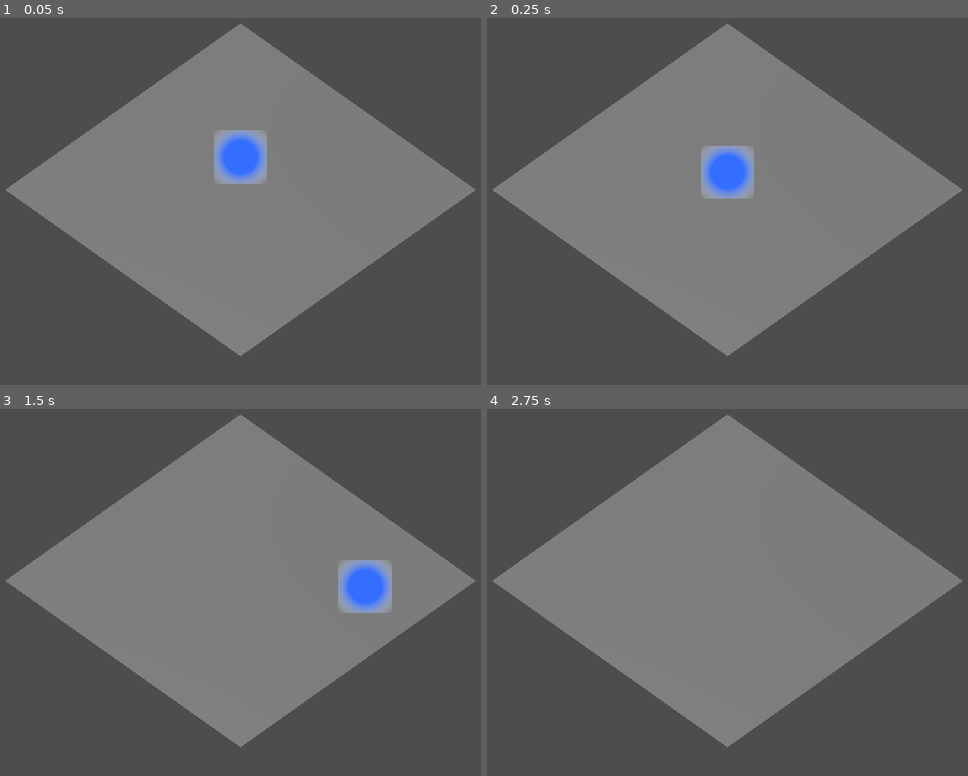
Above: before the commit, frames 1-4 (two rows, left to right).
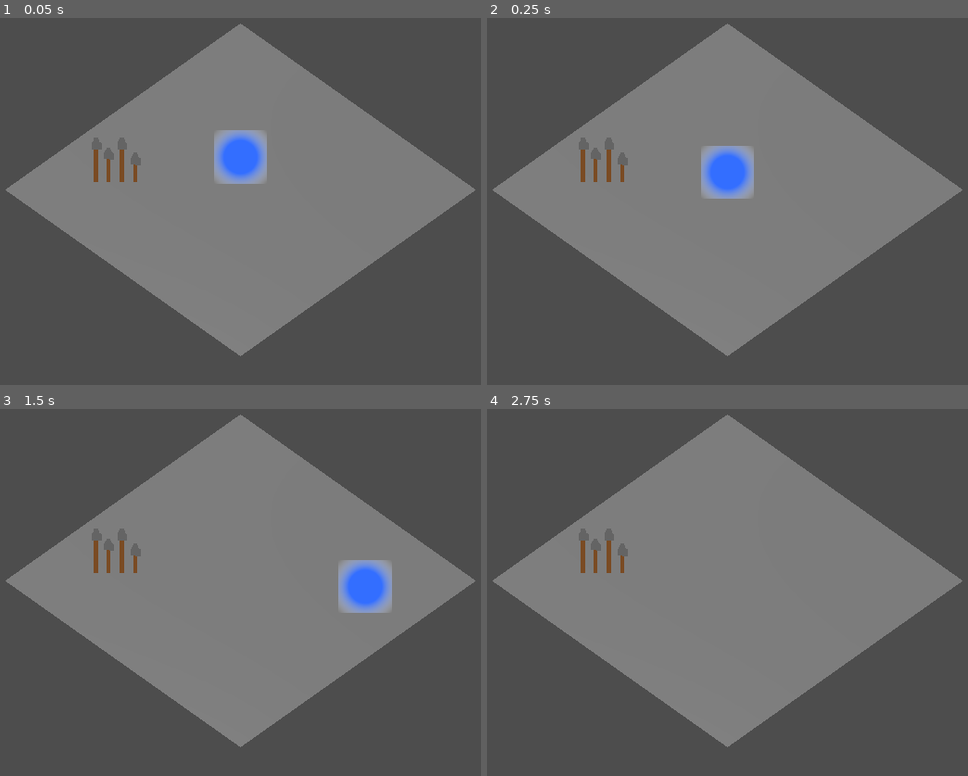
Above: after the commit, the same moments.

Repository: Hazematman/GGJ2025
Game: Godot game, scene res://game.tscn
Two runs of this game, one before a commit and one after it. Both use one fixed random seed, a clock stepped at 60 frames per second and the inputs below.
Inputs:
- Up to frame 1 (0.05 s): no input
- Up to frame 2 (0.25 s): no input
- Up to frame 3 (1.5 s): tap Enter (ui_accept) at 0.5, 0.77 s; hold Right (ui_right) 0.53-1.28 s; hold Down (ui_down) from 1.28 s (still down)
- Up to frame 4 (2.75 s): tap Enter (ui_accept) at 1.52 s; release Down (ui_down) at 2.03 s; hold Right (ui_right) from 2.03 s (still down)

The runs differ from the first frame. In frame 1, 0.5% of the frame differs, in the area x 19-30%, y 32-45%; in frame 2, 0.5%; in frame 3, 0.5%; in frame 4, 0.5%.

Commit message:
Añadir pincho basico

Diff:
--- a/game.tscn
+++ b/game.tscn
@@ -1,24 +1,12 @@
-[gd_scene load_steps=7 format=3 uid="uid://bnkxde3v6a63m"]
+[gd_scene load_steps=5 format=3 uid="uid://bnkxde3v6a63m"]
 
-[ext_resource type="Script" path="res://player.gd" id="1_jrbtv"]
+[ext_resource type="PackedScene" uid="uid://dhl4dlwx751ji" path="res://jugador.tscn" id="1_023fh"]
+[ext_resource type="PackedScene" uid="uid://bukbegwo1hv80" path="res://pincho.tscn" id="2_gmflv"]
 
 [sub_resource type="PlaneMesh" id="PlaneMesh_bb8d1"]
 
 [sub_resource type="ConcavePolygonShape3D" id="ConcavePolygonShape3D_bhmb1"]
 data = PackedVector3Array(1, 0, 1, -1, 0, 1, 1, 0, -1, -1, 0, 1, -1, 0, -1, 1, 0, -1)
-
-[sub_resource type="Gradient" id="Gradient_60t3l"]
-offsets = PackedFloat32Array(0.448052, 1)
-colors = PackedColorArray(0.206035, 0.434082, 1, 1, 1, 1, 1, 0)
-
-[sub_resource type="GradientTexture2D" id="GradientTexture2D_cq5k4"]
-gradient = SubResource("Gradient_60t3l")
-fill = 1
-fill_from = Vector2(0.5, 0.5)
-fill_to = Vector2(1, 1)
-
-[sub_resource type="SphereShape3D" id="SphereShape3D_kxb4x"]
-radius = 0.15
 
 [node name="Node3D" type="Node3D"]
 
@@ -39,14 +27,9 @@
 [node name="DirectionalLight3D" type="DirectionalLight3D" parent="."]
 transform = Transform3D(1, 0, 0, 0, 0.707107, 0.707107, 0, -0.707107, 0.707107, 0, 2.26353, 2.8444)
 
-[node name="CharacterBody3D" type="CharacterBody3D" parent="."]
-transform = Transform3D(1, 0, 0, 0, 1, 0, 0, 0, 1, 0, 0.286479, 0)
-script = ExtResource("1_jrbtv")
+[node name="Jugador" parent="." instance=ExtResource("1_023fh")]
 
-[node name="Sprite3D" type="Sprite3D" parent="CharacterBody3D"]
-pixel_size = 0.005
-billboard = 1
-texture = SubResource("GradientTexture2D_cq5k4")
+[node name="Pincho" parent="." instance=ExtResource("2_gmflv")]
+transform = Transform3D(1, 0, 0, 0, 1, 0, 0, 0, 1, -0.562503, 0.25, 0.498212)
 
-[node name="CollisionShape3D" type="CollisionShape3D" parent="CharacterBody3D"]
-shape = SubResource("SphereShape3D_kxb4x")
+[connection signal="mata" from="Jugador" to="Jugador" method="_on_mata"]
--- /dev/null
+++ b/jugador.tscn
@@ -0,0 +1,30 @@
+[gd_scene load_steps=5 format=3 uid="uid://dhl4dlwx751ji"]
+
+[ext_resource type="Script" path="res://player.gd" id="1_j1xni"]
+
+[sub_resource type="Gradient" id="Gradient_60t3l"]
+offsets = PackedFloat32Array(0.448052, 1)
+colors = PackedColorArray(0.206035, 0.434082, 1, 1, 1, 1, 1, 0)
+
+[sub_resource type="GradientTexture2D" id="GradientTexture2D_cq5k4"]
+gradient = SubResource("Gradient_60t3l")
+fill = 1
+fill_from = Vector2(0.5, 0.5)
+fill_to = Vector2(1, 1)
+
+[sub_resource type="SphereShape3D" id="SphereShape3D_kxb4x"]
+radius = 0.15
+
+[node name="Jugador" type="CharacterBody3D"]
+transform = Transform3D(1, 0, 0, 0, 1, 0, 0, 0, 1, 0, 0.286479, 0)
+collision_layer = 3
+collision_mask = 3
+script = ExtResource("1_j1xni")
+
+[node name="Sprite3D" type="Sprite3D" parent="."]
+pixel_size = 0.005
+billboard = 1
+texture = SubResource("GradientTexture2D_cq5k4")
+
+[node name="CollisionShape3D" type="CollisionShape3D" parent="."]
+shape = SubResource("SphereShape3D_kxb4x")
--- /dev/null
+++ b/pincho.gd
@@ -0,0 +1,4 @@
+extends Area3D
+
+func _on_body_entered(body: Node3D) -> void:
+	body.emit_signal("mata")
--- /dev/null
+++ b/pincho.tscn
@@ -0,0 +1,24 @@
+[gd_scene load_steps=4 format=3 uid="uid://bukbegwo1hv80"]
+
+[ext_resource type="Texture2D" uid="uid://ct3eag3go6cwt" path="res://pinchos.png" id="1_44eas"]
+[ext_resource type="Script" path="res://pincho.gd" id="1_77d2s"]
+
+[sub_resource type="BoxShape3D" id="BoxShape3D_ovf6a"]
+size = Vector3(0.15, 0.5, 0.15)
+
+[node name="Pincho" type="Area3D"]
+transform = Transform3D(1, 0, 0, 0, 1, 0, 0, 0, 1, 0, 0.25, 0)
+collision_layer = 2
+collision_mask = 2
+script = ExtResource("1_77d2s")
+
+[node name="Sprite3D" type="Sprite3D" parent="."]
+pixel_size = 0.005
+billboard = 1
+texture_filter = 0
+texture = ExtResource("1_44eas")
+
+[node name="CollisionShape3D" type="CollisionShape3D" parent="."]
+shape = SubResource("BoxShape3D_ovf6a")
+
+[connection signal="body_entered" from="." to="." method="_on_body_entered"]
--- a/player.gd
+++ b/player.gd
@@ -5,6 +5,8 @@
 
 var RIGHT_DIR = (Vector3.RIGHT + Vector3.FORWARD).normalized()
 var UP_DIR = (Vector3.RIGHT + Vector3.BACK).normalized()
+
+signal mata
 
 func _physics_process(delta: float) -> void:
 	# Add the gravity.
@@ -15,13 +17,13 @@
 	if Input.is_action_just_pressed("ui_accept") and is_on_floor():
 		velocity.y = JUMP_VELOCITY
 
-
-	var basis := Basis(RIGHT_DIR, Vector3.UP, UP_DIR)
+	# Un basis (3x3 matrix) para mover correcto en la perspectiva isometrico
+	var iso_basis := Basis(RIGHT_DIR, Vector3.UP, UP_DIR)
 
 	# Get the input direction and handle the movement/deceleration.
 	# As good practice, you should replace UI actions with custom gameplay actions.
 	var input_dir := Input.get_vector("ui_left", "ui_right", "ui_up", "ui_down")
-	var direction := (basis * Vector3(input_dir.x, 0, input_dir.y)).normalized()
+	var direction := (iso_basis * Vector3(input_dir.x, 0, input_dir.y)).normalized()
 	if direction:
 		velocity.x = direction.x * SPEED
 		velocity.z = direction.z * SPEED
@@ -30,3 +32,8 @@
 		velocity.z = move_toward(velocity.z, 0, SPEED)
 
 	move_and_slide()
+
+func _on_mata() -> void:
+	print("Estoy muerto")
+	get_parent().remove_child(self)
+	queue_free()
--- a/project.godot
+++ b/project.godot
@@ -15,6 +15,11 @@
 config/features=PackedStringArray("4.3", "GL Compatibility")
 config/icon="res://icon.svg"
 
+[layer_names]
+
+3d_physics/layer_1="Ambientes"
+3d_physics/layer_2="Pinchos"
+
 [rendering]
 
 renderer/rendering_method="gl_compatibility"
Binary file added: pinchos.png
Not shown, added: pinchos.png.import
Not shown, added: pinchos.xcf
